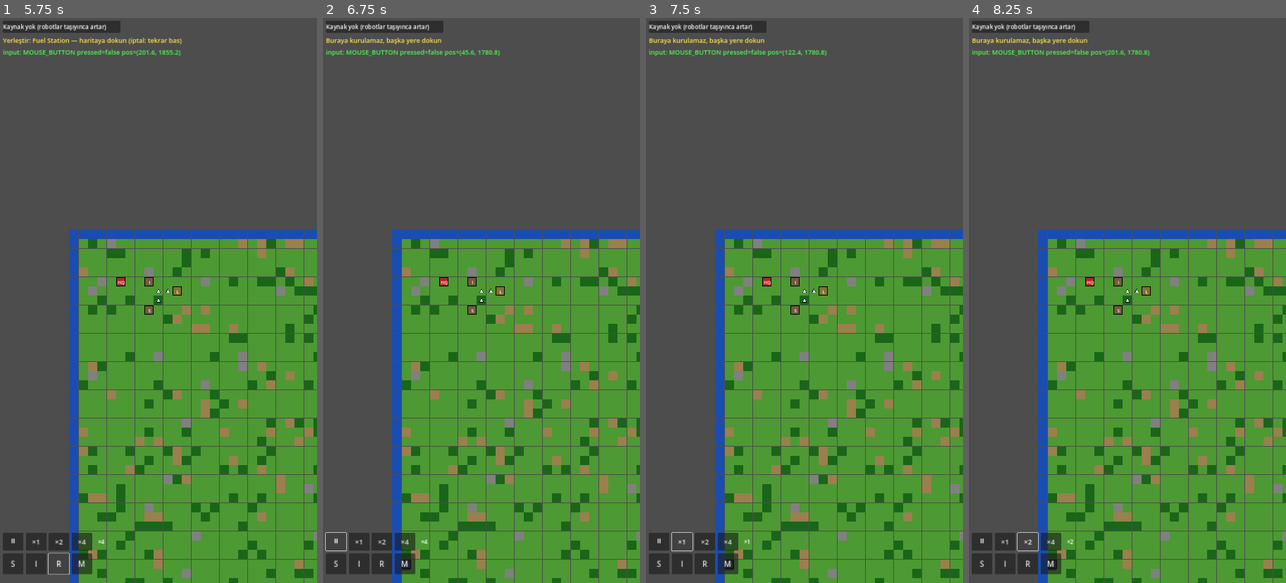
Above: before the commit, frames 1-4 (left to right).
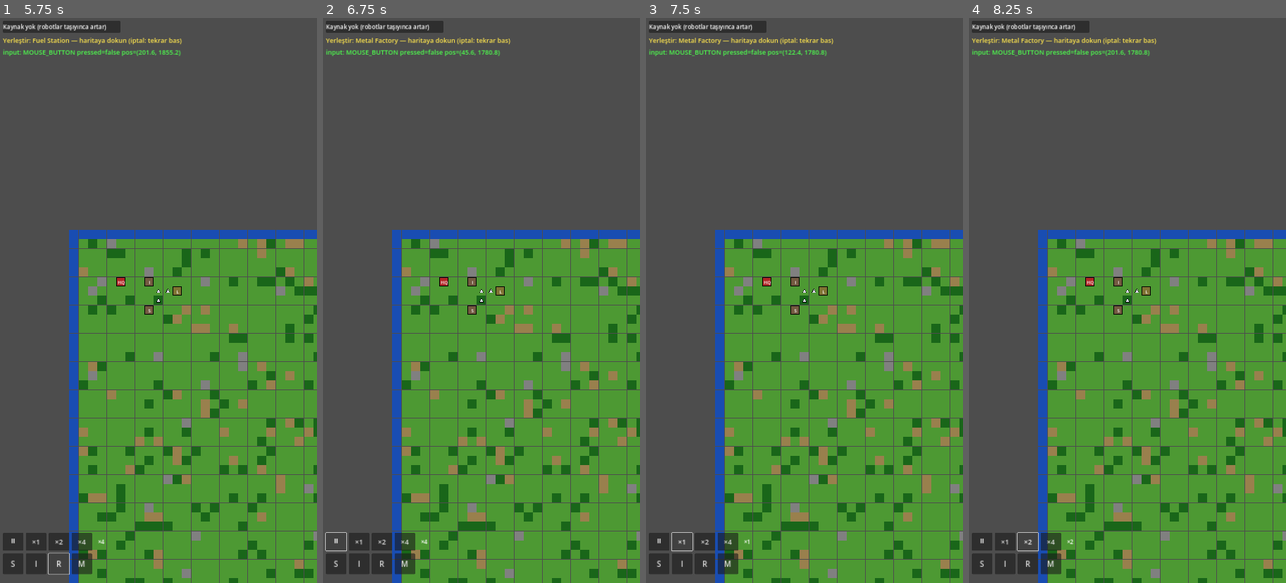
Above: after the commit, the same moments.

Repository: YigitcanOzay/robotic-planet-remaster
Game: Godot game, scene res://scenes/game/main_game.tscn
Same seed, same stepped clock (60 frames per second), same inputs: the game is played once before the commit and once after it.
Inputs:
- Up to frame 1 (5.75 s): click "⏸" at 0.5 s; click "×1" at 1.25 s; click "×2" at 2 s; click "×4" at 2.75 s; click "S" at 3.5 s; click "I" at 4.25 s; click "R" at 5 s
- Up to frame 2 (6.75 s): click "M" at 5.75 s; click "⏸" at 6.5 s
- Up to frame 3 (7.5 s): click "×1" at 7.25 s
- Up to frame 4 (8.25 s): click "×2" at 8 s

Frame 1 is identical in both runs. In frame 2, 0.4% of the frame differs, in the area x 0-60%, y 3-98%; in frame 3, 0.4%; in frame 4, 0.4%.

Commit message:
fix: touch emulation kaldirildi - gercek SCREEN_TOUCH gelsin

Diff:
--- a/project.godot
+++ b/project.godot
@@ -5,7 +5,7 @@
 [application]
 
 config/name="Robotic Planet Remaster"
-config/version="0.2.1"
+config/version="0.2.2"
 run/main_scene="res://scenes/game/main_game.tscn"
 config/features=PackedStringArray("4.2", "Forward Plus")
 
@@ -23,11 +23,6 @@
 renderer/rendering_method.mobile="gl_compatibility"
 textures/vram_compression/import_etc2_astc=true
 
-[input_devices]
-
-pointing/emulate_touch_from_mouse=true
-pointing/emulate_mouse_from_touch=true
-
 [physics]
 
 2d/default_gravity=0
